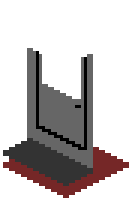
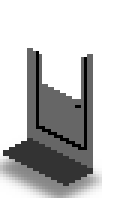
Layers edited between the first and the second w=132, h=198 image:
added layer "Shadow copy" (60%) above "Bottom" over [0, 147, 102, 198]
hid "Bottom" over [3, 147, 129, 198]
